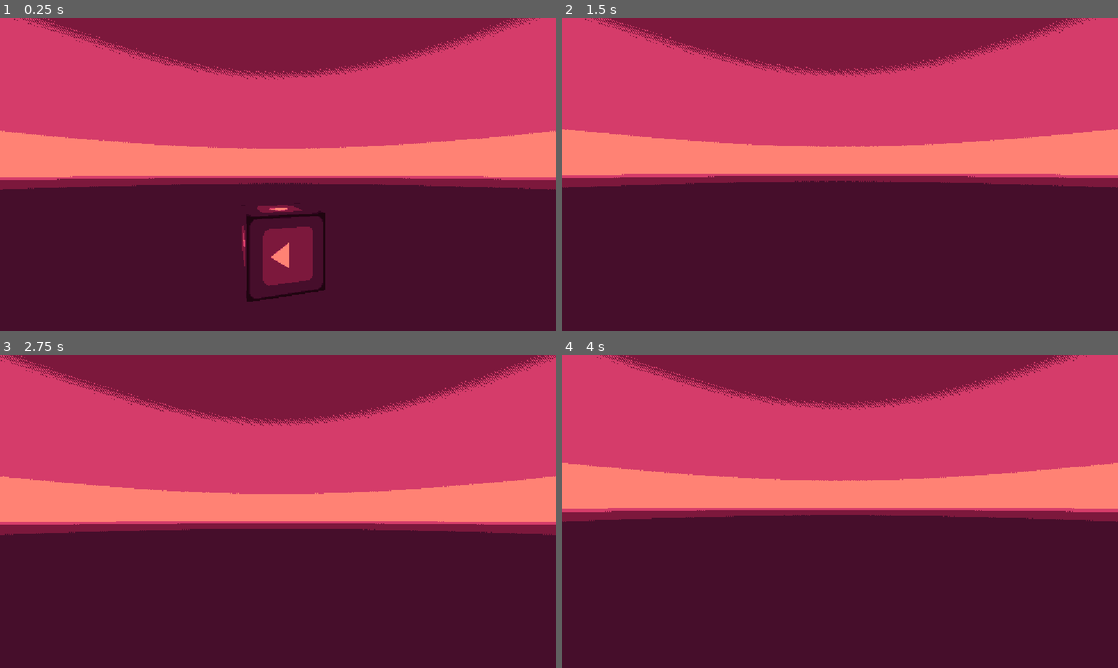
Above: before the commit, frames 1-4 (two rows, left to right).
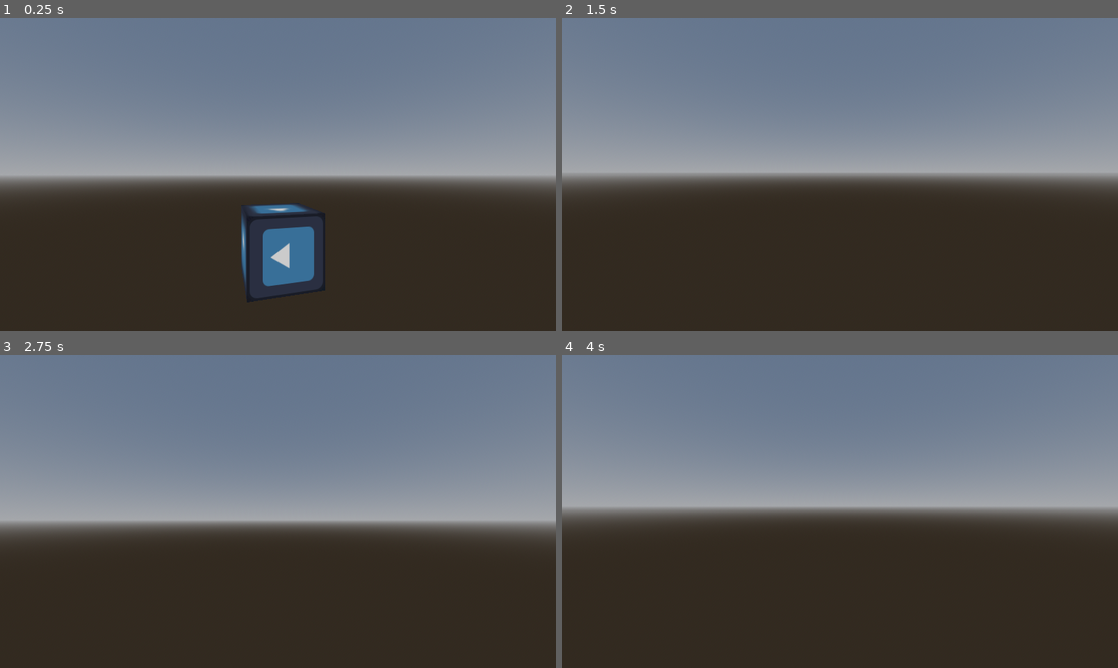
Above: after the commit, the same moments.

Repository: krscott/godot-start
Game: Godot game, scene res://scenes/levels/level_start.tscn
Two runs of this game, one before a commit and one after it. Both use one fixed random seed, a clock stepped at 60 frames per second and the inputs below. The engine's default icon, where the game draws it, is replaced by a stand-in: a white triangle on a blue panel in a dark square.
Inputs (mouse positions are in pixels of both pictures, inside the frame that each line leads up to):
- Up to frame 1 (0.25 s): no input
- Up to frame 2 (1.5 s): move the mouse to (867, 174) at 0.52 s; hold Ctrl (crouch) 0.53-1.28 s; hold W (move_forward) from 0.53 s (still down); tap Space (jump) at 0.77 s; move the mouse to (812, 174) at 1.27 s; tap Shift (sprint) at 1.35 s
- Up to frame 3 (2.75 s): keep holding W (move_forward); tap Space (jump) at 1.52 s; tap Enter at 2 s; move the mouse to (289, 505) at 2.02 s; hold Ctrl (crouch) from 2.03 s (still down)
- Up to frame 4 (4 s): keep holding W (move_forward); tap Space (jump) at 2.75, 3.02, 3.77 s; move the mouse to (834, 517) at 2.77 s; release Ctrl (crouch) at 2.78 s; tap Shift (sprint) at 2.85 s; tap Enter at 3.5 s; move the mouse to (878, 514) at 3.52 s; hold Ctrl (crouch) from 3.53 s (still down)

The runs differ from the first frame. In frame 1, 100% of the frame differs, in the area x 0-100%, y 0-100%; in frame 2, 100%; in frame 3, 100%; in frame 4, 100%.

Commit message:
Add dither shader

Diff:
--- a/project/project.godot
+++ b/project/project.godot
@@ -31,7 +31,7 @@
 
 [display]
 
-window/stretch/mode="canvas_items"
+window/stretch/mode="viewport"
 window/vsync/vsync_mode=0
 
 [input]
--- a/project/scenes/game_state.gd
+++ b/project/scenes/game_state.gd
@@ -12,6 +12,7 @@
 @onready var menu: Menu = %Menu
 @onready var system_dialog: SystemDialog = %SystemDialog
 @onready var palette_filter: ColorRect = %PaletteFilter
+@onready var dither_filter: ColorRect = %DitherFilter
 
 
 ## Dictionary[StringName, Dictionary]
@@ -58,6 +59,7 @@
 	assert(menu)
 	assert(system_dialog)
 	assert(palette_filter)
+	assert(dither_filter)
 
 	# NOTE: GameState node is the first child of the tree root.
 	#       i.e., this node is visited FIRST, before any level-specific logic.
@@ -185,6 +187,10 @@
 	palette_filter.visible = on
 
 
+func _toggle_dither_filter(on: bool) -> void:
+	dither_filter.visible = on
+
+
 func _build_menu() -> void:
 	menu.build([
 		Menu.button("Continue", _unpause)
@@ -193,5 +199,7 @@
 		Menu.button("Load Replay", _replay_open_dialog),
 		Menu.checkbox("Palette Filter", _toggle_palette_filter)
 			.toggled(palette_filter.visible),
+		Menu.checkbox("Dither Filter", _toggle_dither_filter)
+			.toggled(dither_filter.visible),
 		Menu.button("Quit", _save_replay_and_quit),
 	])
--- a/project/scenes/game_state.tscn
+++ b/project/scenes/game_state.tscn
@@ -7,9 +7,14 @@
 [ext_resource type="PackedScene" uid="uid://dkhqxc2w4rda4" path="res://scenes/ui/menu.tscn" id="5_vsnwl"]
 [ext_resource type="Script" uid="uid://btc74n06ykolu" path="res://scripts/systems/system_dialog.gd" id="6_rxqo8"]
 [ext_resource type="Shader" uid="uid://cucunjhgkuj2r" path="res://shaders/palette-post.gdshader" id="7_q5byu"]
+[ext_resource type="Shader" uid="uid://ctckeik4qa432" path="res://shaders/dither-post.gdshader" id="8_vsyf1"]
 
 [sub_resource type="ShaderMaterial" id="ShaderMaterial_q5byu"]
 shader = ExtResource("7_q5byu")
+
+[sub_resource type="ShaderMaterial" id="ShaderMaterial_3oy0g"]
+shader = ExtResource("8_vsyf1")
+shader_parameter/pixel_size = 2
 
 [node name="GameState" type="Node"]
 script = ExtResource("1_aj67o")
@@ -45,3 +50,14 @@
 grow_horizontal = 2
 grow_vertical = 2
 mouse_filter = 2
+
+[node name="DitherFilter" type="ColorRect" parent="PostProcessing"]
+unique_name_in_owner = true
+visible = false
+material = SubResource("ShaderMaterial_3oy0g")
+anchors_preset = 15
+anchor_right = 1.0
+anchor_bottom = 1.0
+grow_horizontal = 2
+grow_vertical = 2
+mouse_filter = 2
--- /dev/null
+++ b/project/shaders/dither-post.gdshader
@@ -0,0 +1,45 @@
+shader_type canvas_item;
+
+uniform sampler2D screen_texture : hint_screen_texture, repeat_disable, filter_nearest;
+
+uniform int pixel_size : hint_range(1, 64) = 1;
+//uniform vec2 screen_size = vec2(1920.0, 1080.0);
+
+#define INT2VEC(hex) vec3( \
+		float((hex) >> 16) / 255.0, \
+		float(((hex) >> 8) & 0xff) / 255.0, \
+		float((hex) & 0xff) / 255.0 \
+	)
+
+const float SCALE = 0.5;
+
+const vec3 DARK_RGB = INT2VEC(0x1e1c32);
+const vec3 LITE_RGB = INT2VEC(0xc6baac);
+
+const float BAYER4[] = {
+	 0.0/16.0,  8.0/16.0,  2.0/16.0, 10.0/16.0,
+	12.0/16.0,  4.0/16.0, 14.0/16.0,  6.0/16.0,
+	 3.0/16.0, 11.0/16.0,  1.0/16.0,  9.0/16.0,
+	15.0/16.0,  7.0/16.0, 13.0/16.0,  5.0/16.0
+};
+
+uint bayer_index(vec2 xy, uint dim) {
+	return uint(xy.x) % dim + (uint(xy.y) % dim) * dim;
+}
+
+float luminance(vec3 rgb) {
+	return dot(rgb, vec3(0.2126, 0.7152, 0.0722));
+}
+
+void fragment() {
+	vec2 screen_size = vec2(1.0) / SCREEN_PIXEL_SIZE;
+	vec2 screen_xy = floor(SCREEN_UV * screen_size / float(pixel_size));
+	vec2 screen_uv = (screen_xy * float(pixel_size)) / screen_size;
+
+	COLOR = textureLod(screen_texture, screen_uv, 0.0);
+	float brightness = luminance(COLOR.rgb);
+	float threshold = BAYER4[bayer_index(screen_xy, 4)];
+	//COLOR.r = COLOR.g = COLOR.b = brightness;
+	//COLOR.r = COLOR.g = COLOR.b = threshold;
+	COLOR.rgb = brightness < threshold ? DARK_RGB : LITE_RGB;
+}
Not shown: 2 places in project/scenes/game_state.tscn that only renumber resources
Not shown, added: project/shaders/dither-post.gdshader.uid
